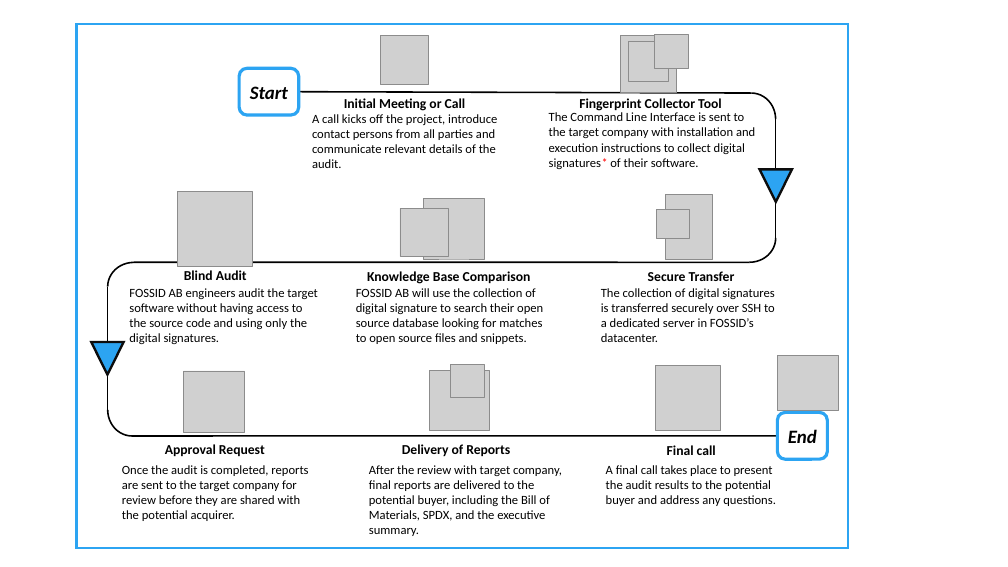
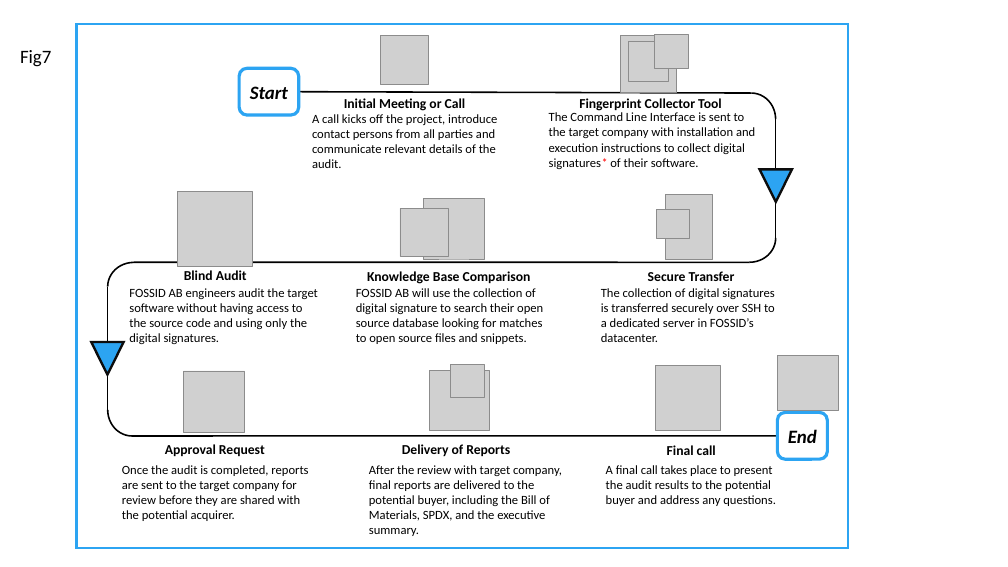
Before and after one commit to maabou512/Trans-Misc, a slide deck: slide 10 of Figures_M&A_paper_JP.pptx (slide 9 before the commit). Drawn at 1008x567 pixels with LibreOffice and Linux fonts; fonts in the diff are those of the drawing; grey boxes stand for pictures. Boxes give left, top, right and bottom in pixels: in the first picture for what was removed or moved away, otherwise in the second. Text is boxed around its words. In the diff, an @@ line names an element or a change of style, - is before the commit and + after.

```diff
--- a/Figures_M&A_paper_JP.pptx
+++ b/Figures_M&A_paper_JP.pptx
@@ text added at (x1=20, y1=50, x2=51, y2=67), 18 pt, text #000000 @@
+Fig7
```
Also in this commit, not shown: 2 other slides changed, 2 slides added, 5 other files.
